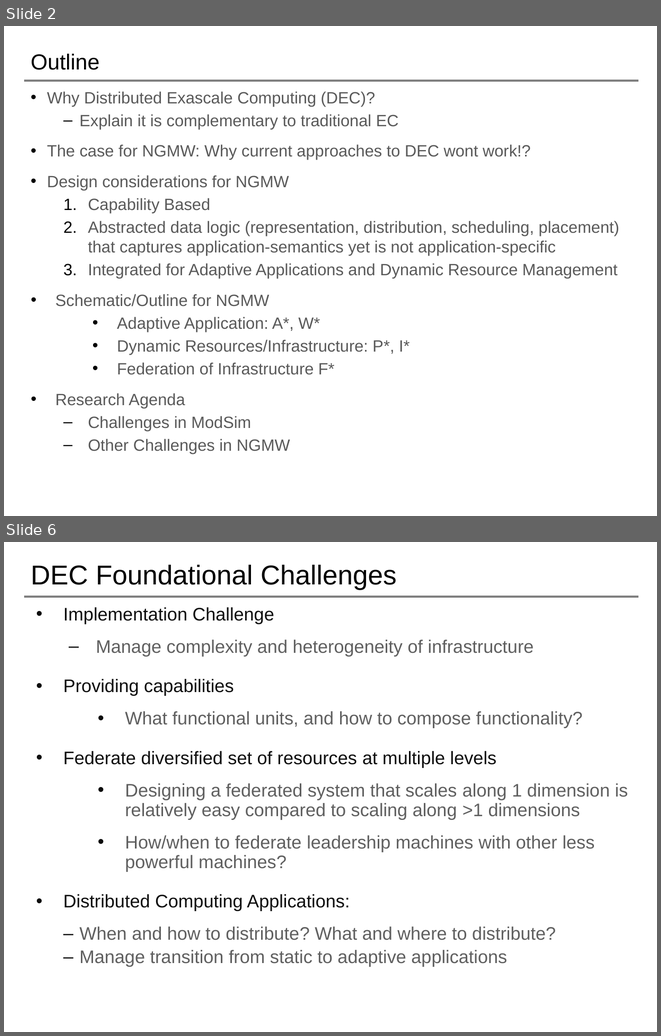
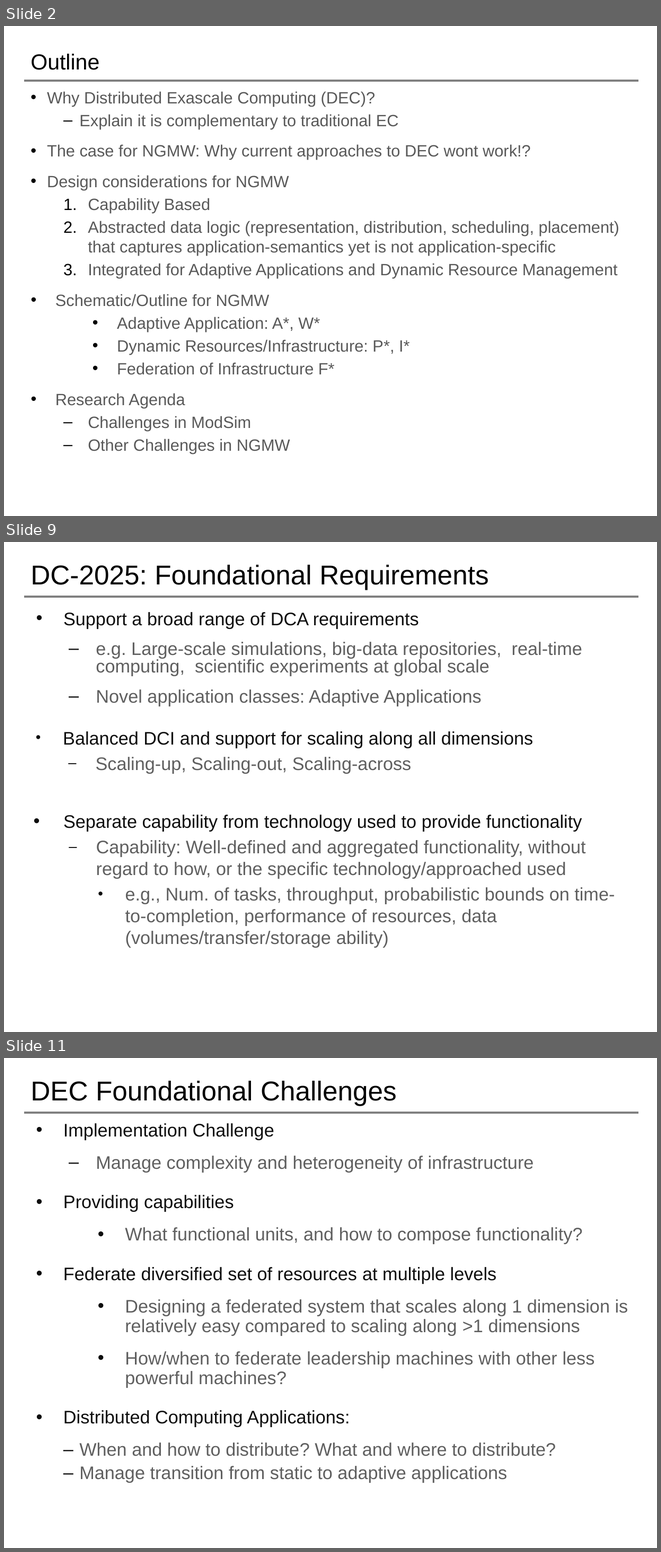
Before and after one commit to saga-project/NGMW, a slide deck: presentations/radical-modsim.pptx. Shown one above the other, each under a label of ours: slides 2 and 6 before the commit, slides 2, 9 and 11 after it; the slides between them are not shown. The pictures are 661x1036 and 661x1552 pixels, drawn with LibreOffice and Linux fonts; fonts in the diff are those of the drawing; background and template pictures are left out. Boxes give left, top, right and bottom in pixels: in the first picture for what was removed or moved away, otherwise in the second. Text is boxed around its words. In the diff, an @@ line names an element or a change of style, - is before the commit and + after.

```diff
--- a/presentations/radical-modsim.pptx
+++ b/presentations/radical-modsim.pptx
@@ slide 9 added at [4,542,657,1032], background #FFFFFF; not listed: 1 template element that a slide beside it also shows @@
@@ title added at [30,564,488,590], 30 pt, text #000000 @@
+DC-2025: Foundational Requirements
@@ text added at [63,612,615,947], 20 pt, text #5F5F5F @@
+• Support a broad range of DCA requirements
+  – e.g. Large-scale simulations, big-data repositories, real-time computing, scientific experiments at global scale
+  – Novel application classes: Adaptive Applications
+• Balanced DCI and support for scaling along all dimensions
+  – Scaling-up, Scaling-out, Scaling-across
+• Separate capability from technology used to provide functionality
+  – Capability: Well-defined and aggregated functionality, without regard to how, or the specific technology/approached used
+    • e.g., Num. of tasks, throughput, probabilistic bounds on time-to-completion, performance of resources, data (volumes/transfer/storage ability)
@@ what was slide 6 is now slide 11 @@
```
Also in this commit, not shown: 3 slides changed, 10 other slides added, 1 slide removed.
